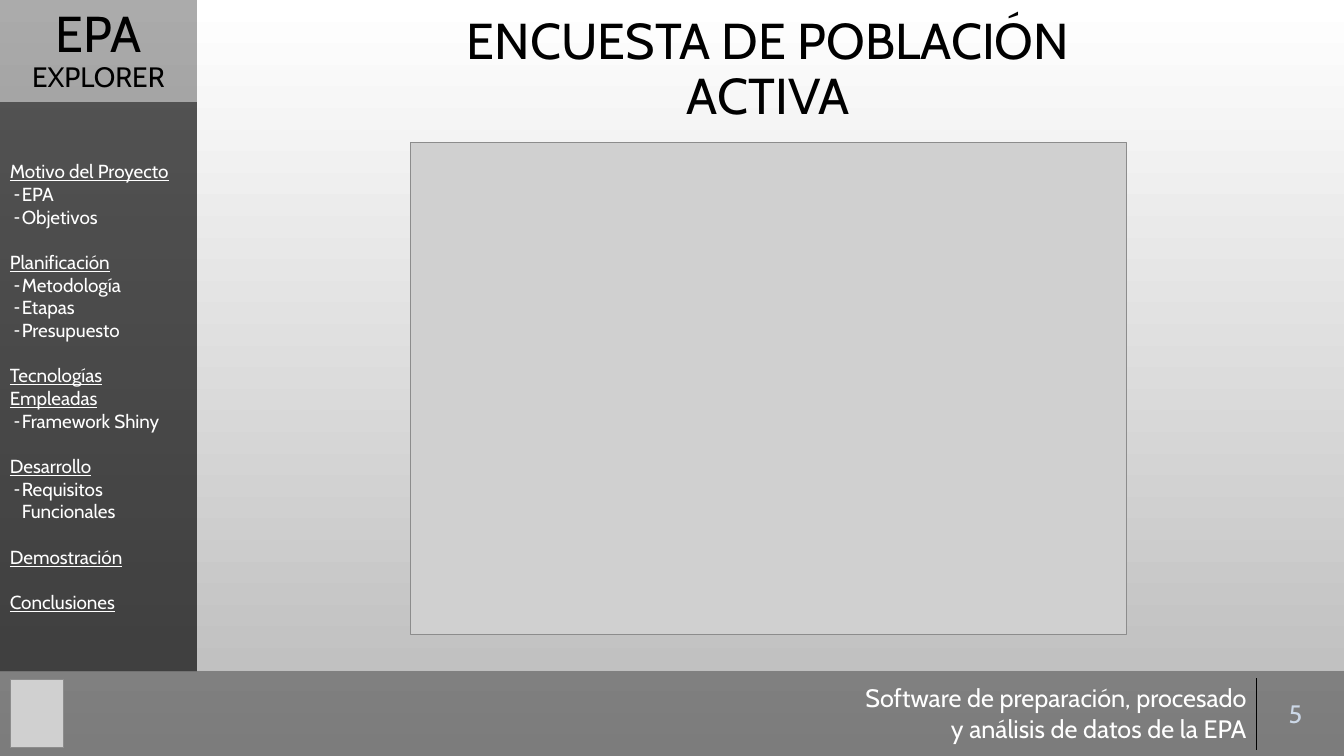
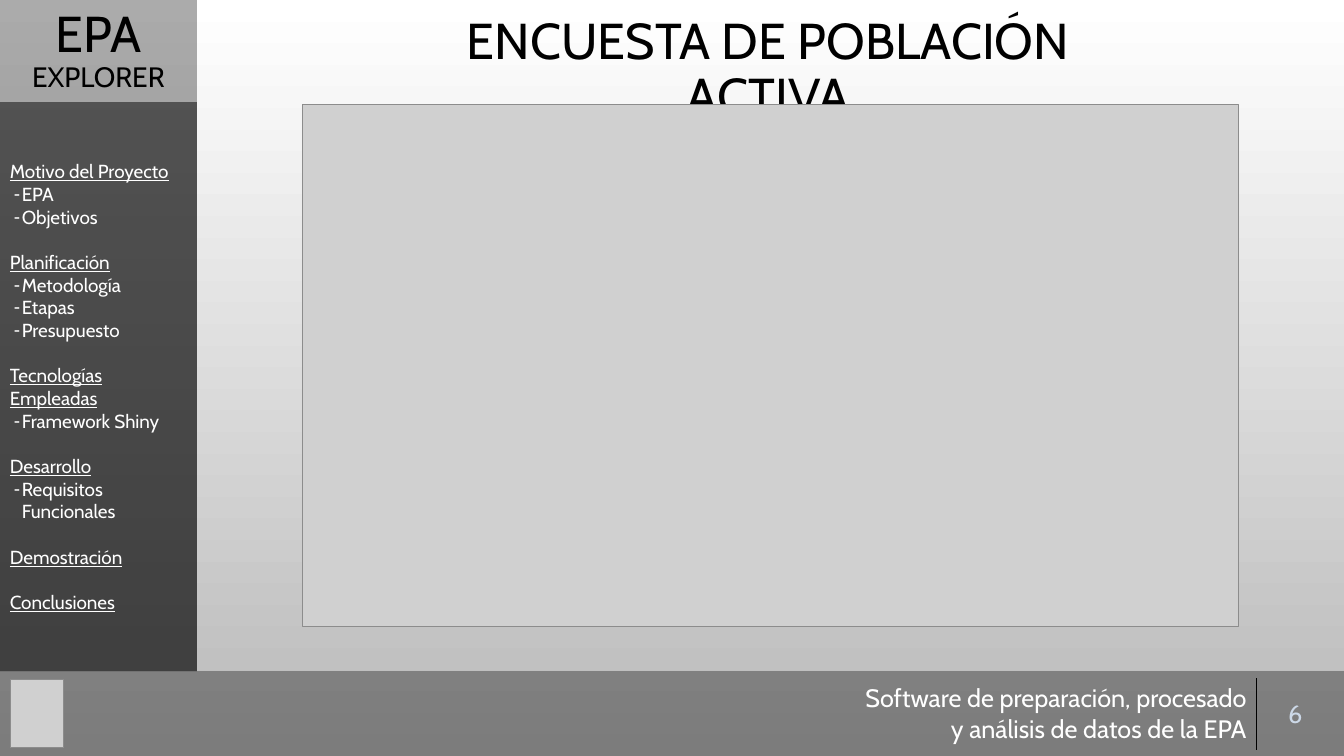
Before and after one commit to Gaulent/epa_explorer, a slide deck: slide 6 of mem/presentacion.pptx (slide 5 before the commit). Drawn at 1344x756 pixels with LibreOffice and Linux fonts; fonts in the diff are those of the drawing; grey boxes stand for pictures; background and template pictures are left out. Boxes give left, top, right and bottom in pixels: in the first picture for what was removed or moved away, otherwise in the second. Text is boxed around its words. In the diff, an @@ line names an element or a change of style, - is before the commit and + after.

```diff
--- a/mem/presentacion.pptx
+++ b/mem/presentacion.pptx
@@ picture: place and size @@
-picture at bbox=[410, 142, 1127, 635]
+picture at bbox=[302, 104, 1239, 626]
@@ table at bbox=[846, 679, 1335, 749] @@
-row 1, column 2: 5
+row 1, column 2: 6
```
Also in this commit, not shown: 15 other slides changed, 1 slide added.
